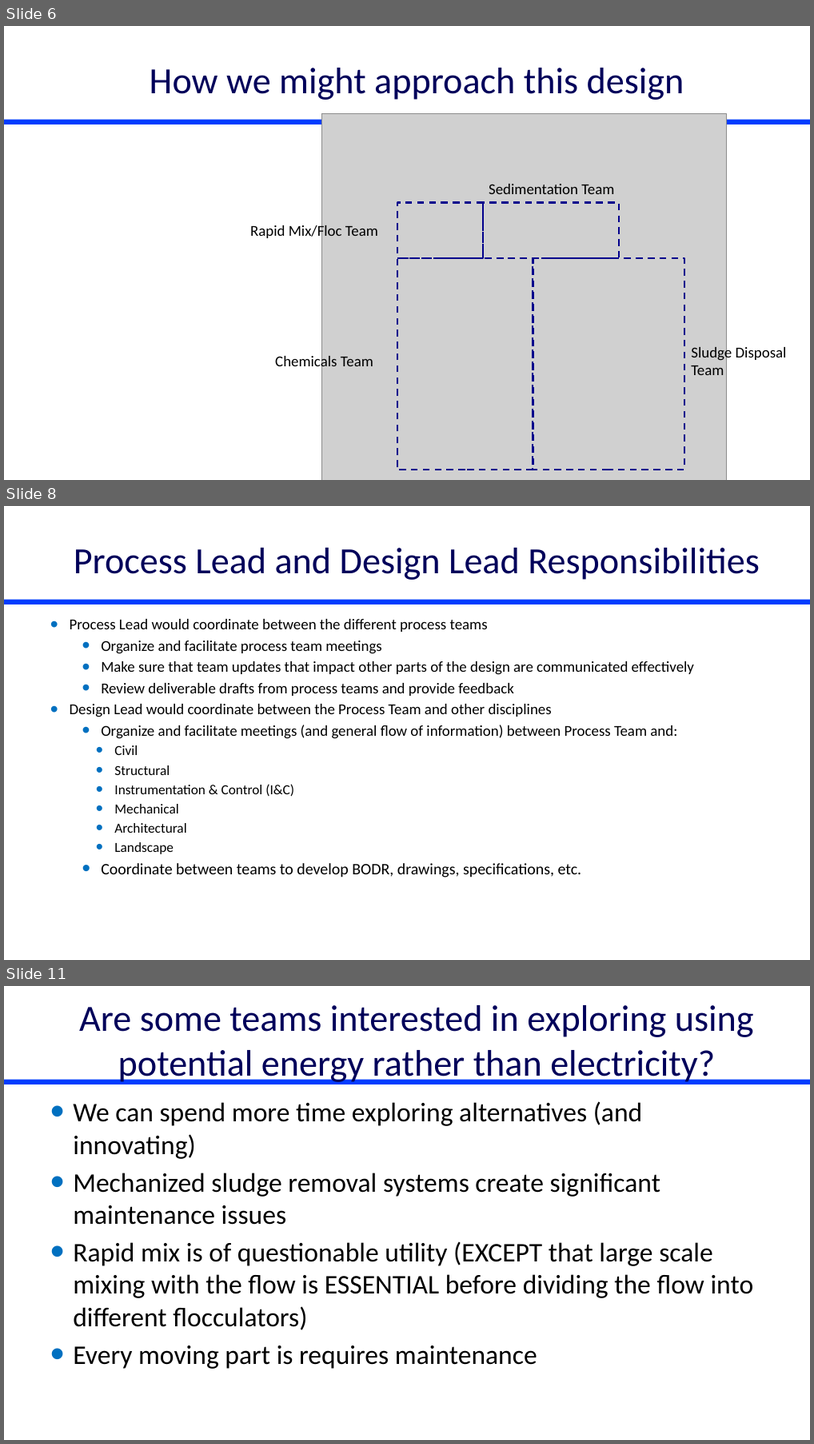
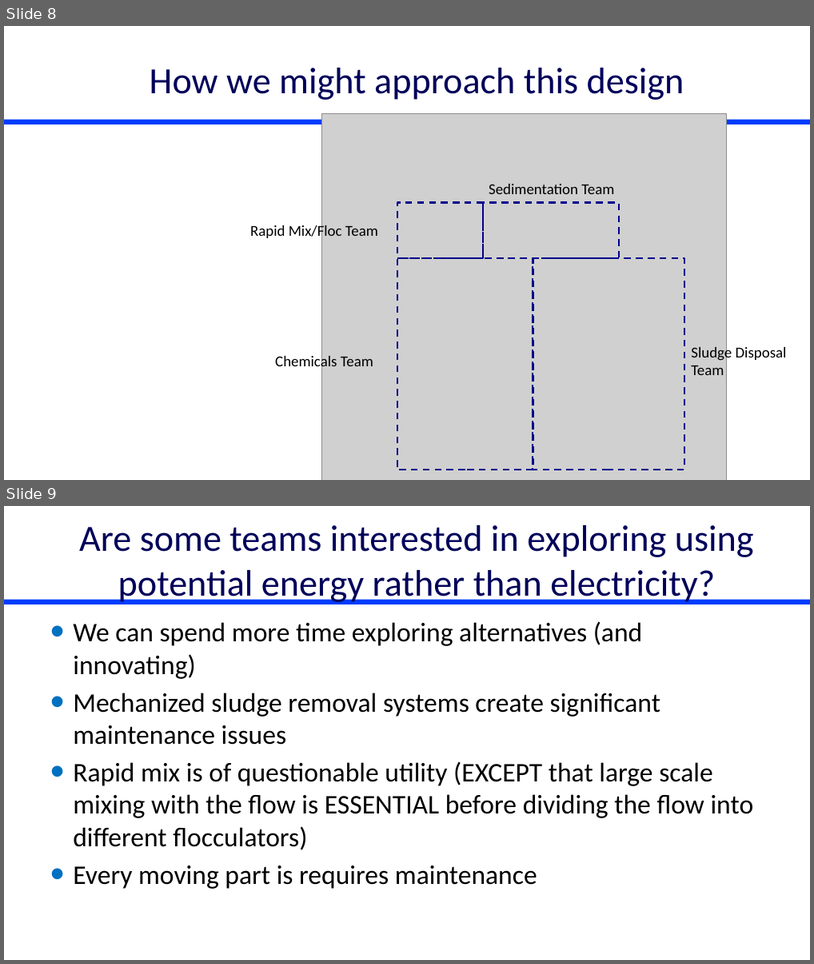
Before and after one commit to monroews/CEE4590, a slide deck: Lectures/Project Introduction.pptx. Shown one above the other, each under a label of ours: slides 6, 8 and 11 before the commit, slides 8 and 9 after it; the slides between them are not shown. The pictures are 814x1444 and 814x964 pixels, drawn with LibreOffice and Linux fonts; fonts in the diff are those of the drawing; grey boxes stand for pictures. Boxes give left, top, right and bottom in pixels: in the first picture for what was removed or moved away, otherwise in the second. Text is boxed around its words. In the diff, an @@ line names an element or a change of style, - is before the commit and + after.

```diff
--- a/Lectures/Project Introduction.pptx
+++ b/Lectures/Project Introduction.pptx
@@ slide 8 removed at (4, 506, 810, 960), background #FFFFFF; not listed: 1 template element that a slide beside it also shows @@
@@ title removed at (74, 548, 760, 580) @@
-Process Lead and Design Lead Responsibilities
@@ text removed at (70, 619, 694, 877) @@
-• Process Lead would coordinate between the different process teams
-  • Organize and facilitate process team meetings
-  • Make sure that team updates that impact other parts of the design are communicated effectively
-  • Review deliverable drafts from process teams and provide feedback
-• Design Lead would coordinate between the Process Team and other disciplines
-  • Organize and facilitate meetings (and general flow of information) between Process Team and:
-    • Civil
-    • Structural
-    • Instrumentation & Control (I&C)
-    • Mechanical
-    • Architectural
-    • Landscape
-  • Coordinate between teams to develop BODR, drawings, specifications, etc.
@@ what was slide 6 is now slide 8 @@
@@ what was slide 11 is now slide 9 @@
```
Also in this commit, not shown: 2 slides changed, 1 other slide removed, 1 other file.
